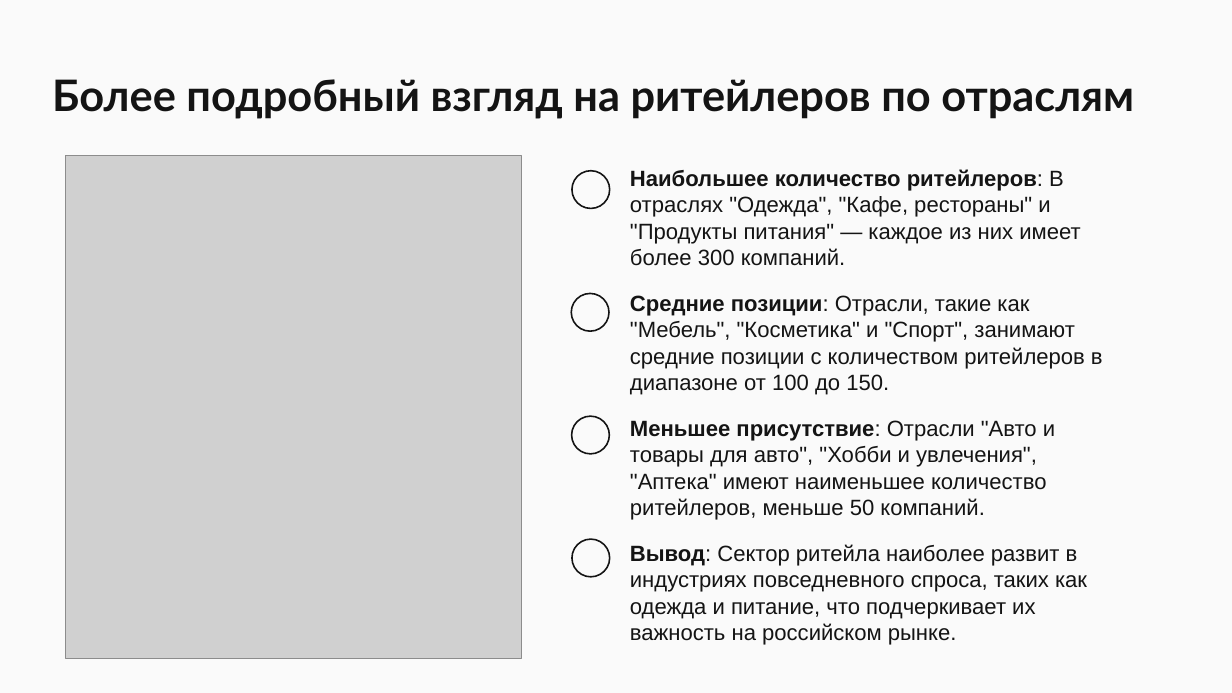
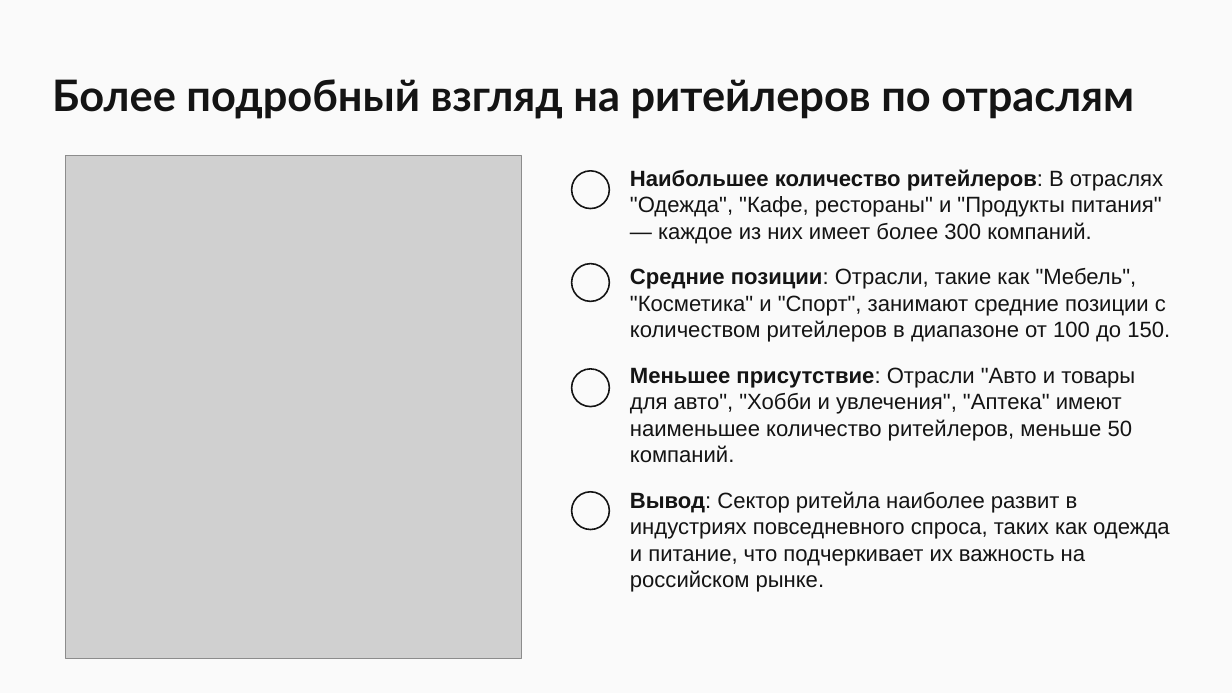
Before and after one commit to Raven-ES1617/cu, a slide deck: slide 11 of presentations/week3/case_3_expansion.pptx. Drawn at 1232x693 pixels with LibreOffice and Linux fonts; fonts in the diff are those of the drawing; grey boxes stand for pictures; background and template pictures are left out. Boxes give left, top, right and bottom in pixels: in the first picture for what was removed or moved away, otherwise in the second. Text is boxed around its words. In the diff, an @@ line names an element or a change of style, - is before the commit and + after.

```diff
--- a/presentations/week3/case_3_expansion.pptx
+++ b/presentations/week3/case_3_expansion.pptx
@@ text "Наибольшее количество ритейлеров: В отраслях ..." rewrapped from [630, 169, 1103, 645] to [630, 169, 1170, 592] @@
@@ ellipse: place and size @@
-ellipse at [571, 294, 609, 331]
+ellipse at [572, 263, 609, 301]
@@ ellipse: place and size @@
-ellipse at [572, 416, 609, 454]
+ellipse at [572, 369, 609, 407]
@@ ellipse: place and size @@
-ellipse at [572, 539, 609, 576]
+ellipse at [572, 492, 609, 529]
```
Also in this commit, not shown: 3 other slides changed.
